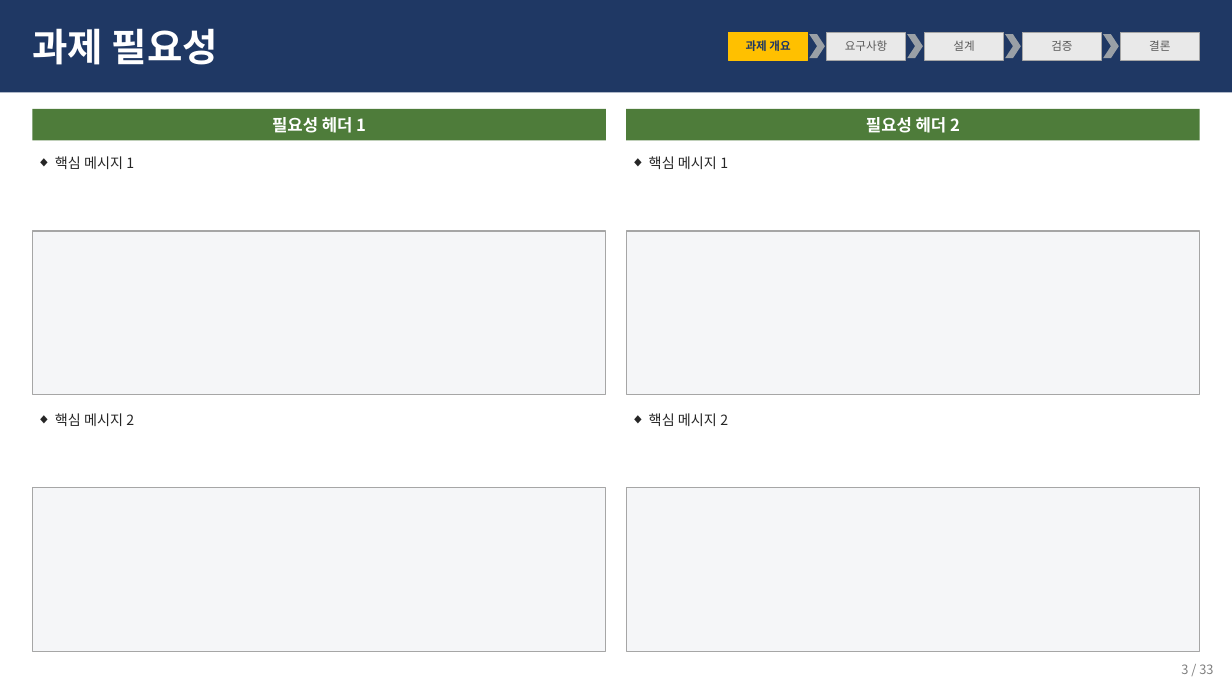
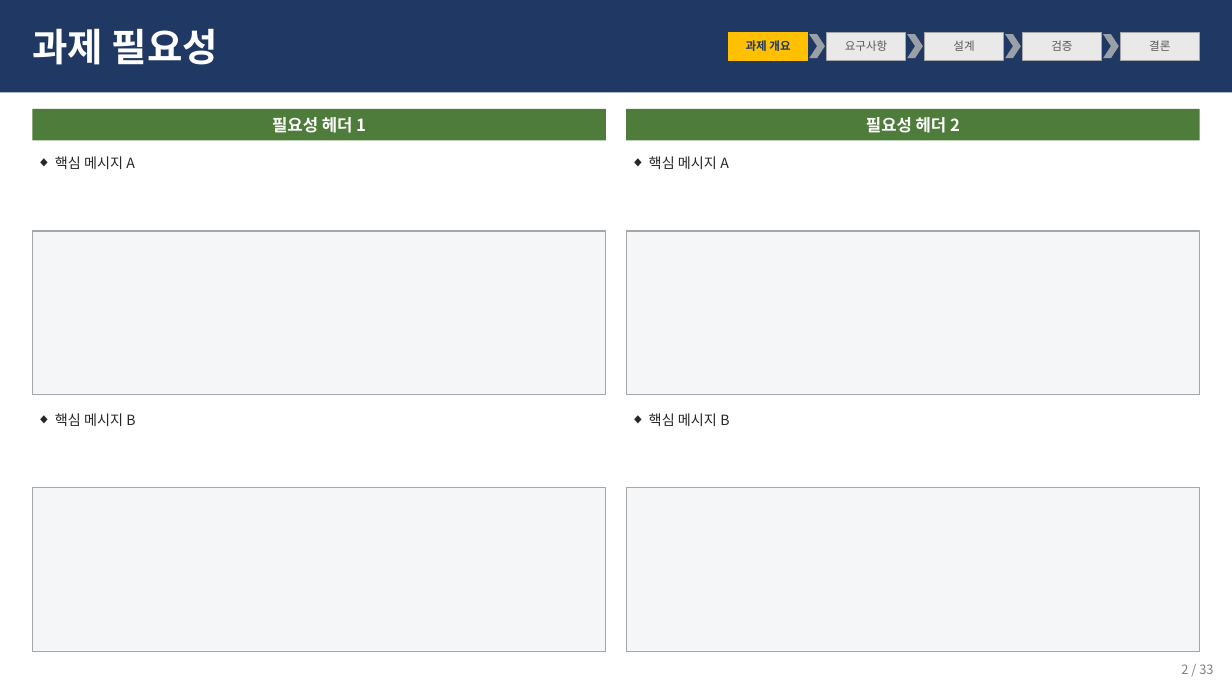
Before and after one commit to mkim0628/architect, a slide deck: slide 2 of .claude/skills/architect-ppt/assets/architect_template.pptx (slide 3 before the commit). Drawn at 1232x693 pixels with LibreOffice and Linux fonts; fonts in the diff are those of the drawing. Boxes give left, top, right and bottom in pixels: in the first picture for what was removed or moved away, otherwise in the second. Text is boxed around its words. In the diff, an @@ line names an element or a change of style, - is before the commit and + after.

```diff
--- a/.claude/skills/architect-ppt/assets/architect_template.pptx
+++ b/.claude/skills/architect-ppt/assets/architect_template.pptx
@@ text at bbox=[55, 156, 135, 169]: text changed @@
-◆ 핵심 메시지 1
+◆ 핵심 메시지 A
@@ text at bbox=[649, 156, 729, 169]: text changed @@
-◆ 핵심 메시지 1
+◆ 핵심 메시지 A
@@ text at bbox=[55, 413, 135, 426]: text changed @@
-◆ 핵심 메시지 2
+◆ 핵심 메시지 B
@@ text at bbox=[649, 413, 729, 426]: text changed @@
-◆ 핵심 메시지 2
+◆ 핵심 메시지 B
```
Also in this commit, not shown: 3 other slides changed, 16 other files.
